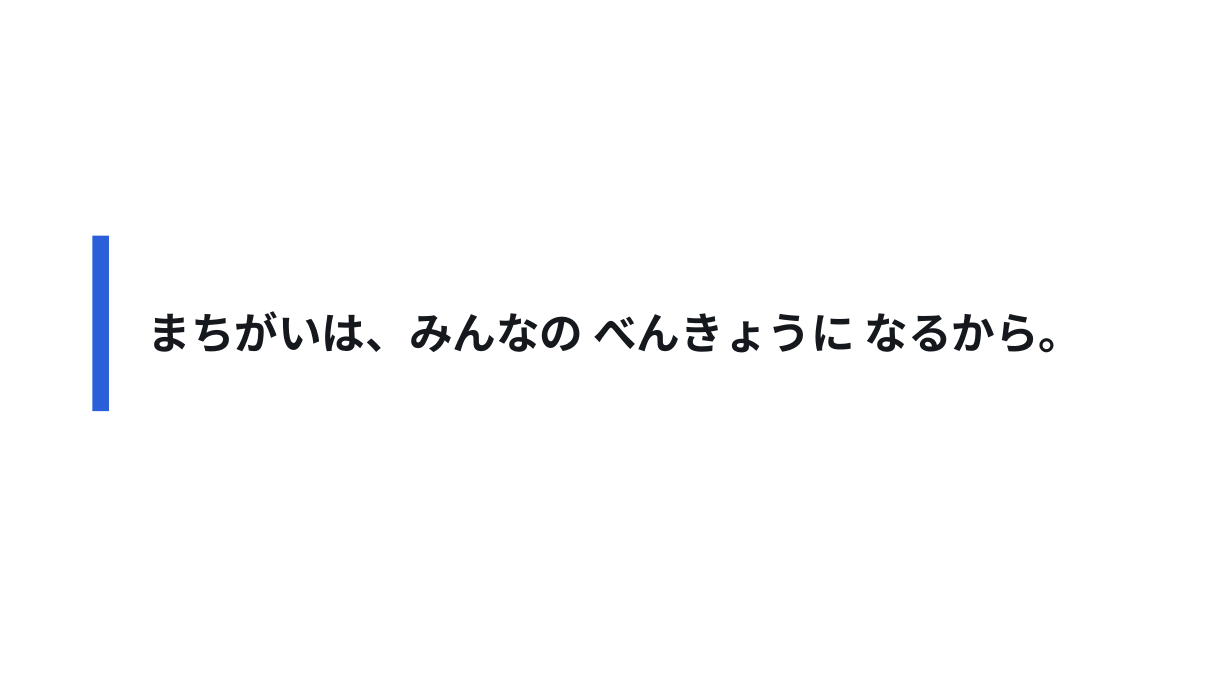
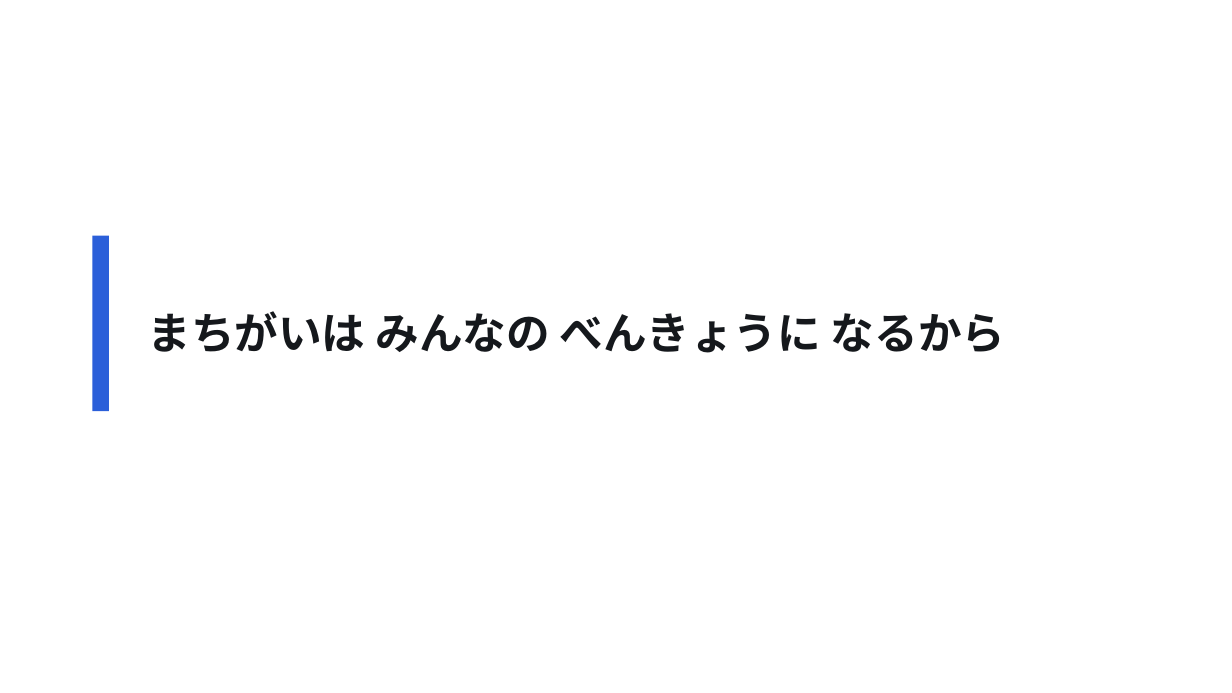
Before and after one commit to A-TOZAK/tateiwa-kenshu, a slide deck: slide 5 of templates/t5_gakkyu_biraki.pptx. Drawn at 1232x693 pixels with LibreOffice and Linux fonts; fonts in the diff are those of the drawing. Boxes give left, top, right and bottom in pixels: in the first picture for what was removed or moved away, otherwise in the second. Text is boxed around its words. In the diff, an @@ line names an element or a change of style, - is before the commit and + after.

```diff
--- a/templates/t5_gakkyu_biraki.pptx
+++ b/templates/t5_gakkyu_biraki.pptx
@@ text at [148,311,1005,353]: text changed @@
-まちがいは、みんなの べんきょうに なるから。
+まちがいは みんなの べんきょうに なるから
```
Also in this commit, not shown: 5 other slides changed, 17 other files.
